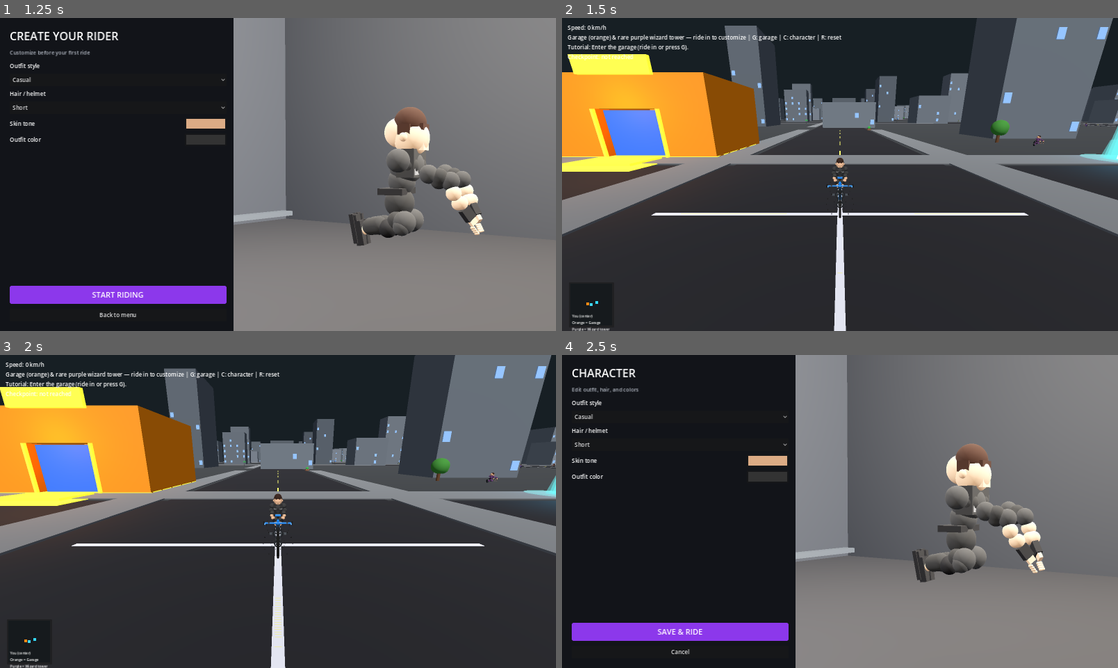
Above: before the commit, frames 1-4 (two rows, left to right).
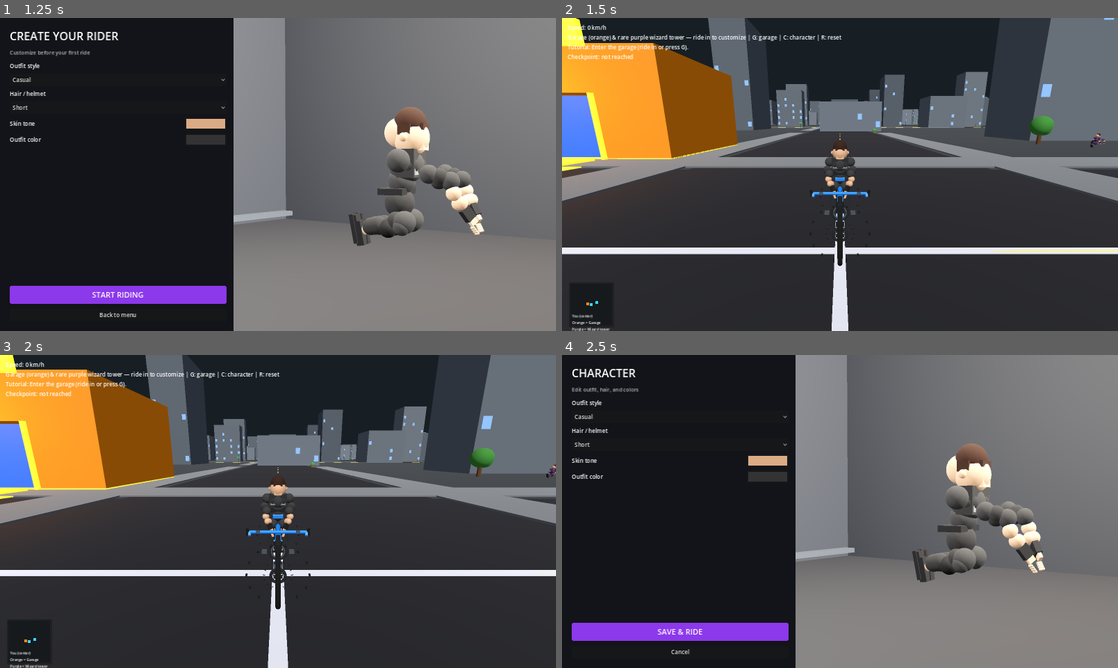
Above: after the commit, the same moments.

Repository: schumannd/bikesim
Game: Godot game, scene res://scenes/Main.tscn
The game is run twice, just before and just after one commit, with the same random seed, the same clock (stepped at 60 frames per second) and the same inputs.
Inputs (mouse positions are in pixels of both pictures, inside the frame that each line leads up to):
- Up to frame 1 (1.25 s): click "New Game" at 0.5 s
- Up to frame 2 (1.5 s): click "START RIDING" at 1.25 s
- Up to frame 3 (2 s): no input
- Up to frame 4 (2.5 s): tap Enter at 2 s; move the mouse to (962, 495) at 2.02 s; hold D (steer_right) from 2.03 s (still down); tap C (open_character_customization) at 2.1 s; click (962, 495) at 2.17 s

Frame 1 is identical in both runs. In frame 2, 31% of the frame differs, in the area x 0-100%, y 0-100%; in frame 3, 31%; in frame 4, nothing differs.
Error in both runs: Invalid assignment of property or key 'frame_paint_color' with value of type 'Color' on a base object of type 'Resource (BikeConfig)'. (res://scripts/WorldNPC.…

Commit message:
Move ride camera closer behind the rider.
Reduce follow distance and height for a tighter third-person view and
slightly widen FOV so the frame still feels open.

Co-authored-by: Cursor <cursoragent@cursor.com>

Diff:
--- a/scenes/RideScene.tscn
+++ b/scenes/RideScene.tscn
@@ -240,10 +240,14 @@
 attenuation_model = 0
 
 [node name="Camera3D" type="Camera3D" parent="SubViewportContainer/SubViewport/World"]
-position = Vector3(0, 4, 8)
+position = Vector3(0, 2.2, 4.5)
+fov = 68.0
 current = true
 script = ExtResource("3_cam")
 target_path = NodePath("../Bike")
+follow_distance = 3.8
+follow_height = 2.0
+look_at_height = 1.15
 
 [node name="CheckpointA" type="Area3D" parent="SubViewportContainer/SubViewport/World"]
 position = Vector3(24, 0, -10)
--- a/scripts/CameraFollow.gd
+++ b/scripts/CameraFollow.gd
@@ -1,8 +1,9 @@
 extends Camera3D
 
 @export var target_path: NodePath
-@export var follow_distance: float = 6.5
-@export var follow_height: float = 2.8
+@export var follow_distance: float = 3.8
+@export var follow_height: float = 2.0
+@export var look_at_height: float = 1.15
 @export var smoothing: float = 6.0
 
 @onready var target: Node3D = get_node_or_null(target_path)
@@ -12,4 +13,4 @@
 		return
 	var desired := target.global_position + (target.global_basis.z * follow_distance) + Vector3.UP * follow_height
 	global_position = global_position.lerp(desired, clamp(smoothing * delta, 0.0, 1.0))
-	look_at(target.global_position + Vector3.UP * 1.2, Vector3.UP)
+	look_at(target.global_position + Vector3.UP * look_at_height, Vector3.UP)
